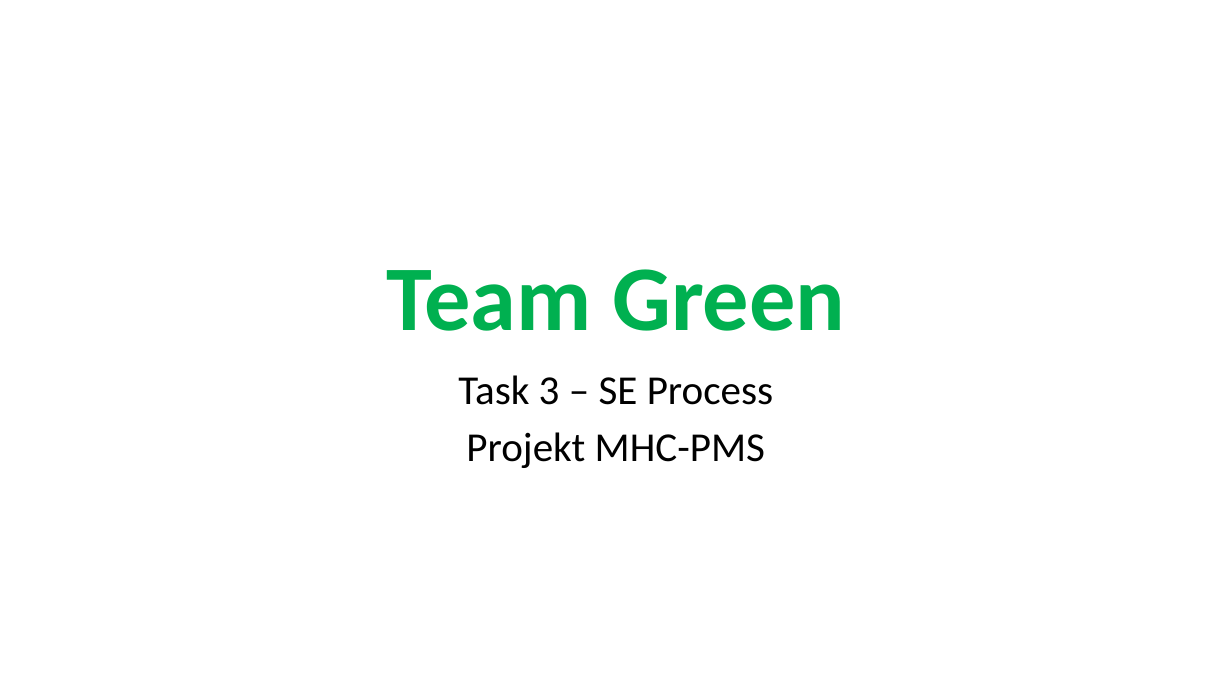
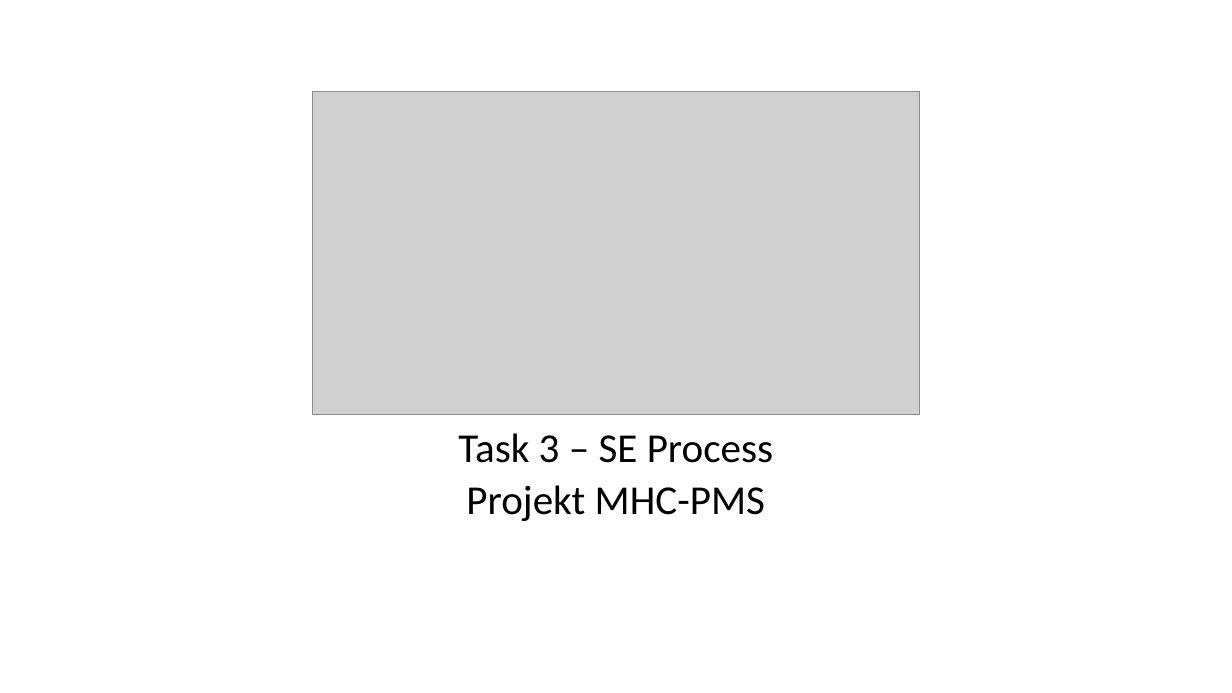
Before and after one commit to sarahmele/ch.bfh.btx8081.w2015.green, a slide deck: slide 1 of doc/task03/Task3.pptx. Drawn at 1232x693 pixels with LibreOffice and Linux fonts; fonts in the diff are those of the drawing; grey boxes stand for pictures. Boxes give left, top, right and bottom in pixels: in the first picture for what was removed or moved away, otherwise in the second. Text is boxed around its words. In the diff, an @@ line names an element or a change of style, - is before the commit and + after.

```diff
--- a/doc/task03/Task3.pptx
+++ b/doc/task03/Task3.pptx
@@ picture added at [313,91,920,415] @@
@@ title removed at [386,269,845,331] @@
-Team Green
@@ subtitle "Task 3 – SE Process" at [458,433,773,521]: line spacing 0.9 to 0.8 @@
```
Also in this commit, not shown: 7 other slides changed, 5 slides added, 4 slides removed.
